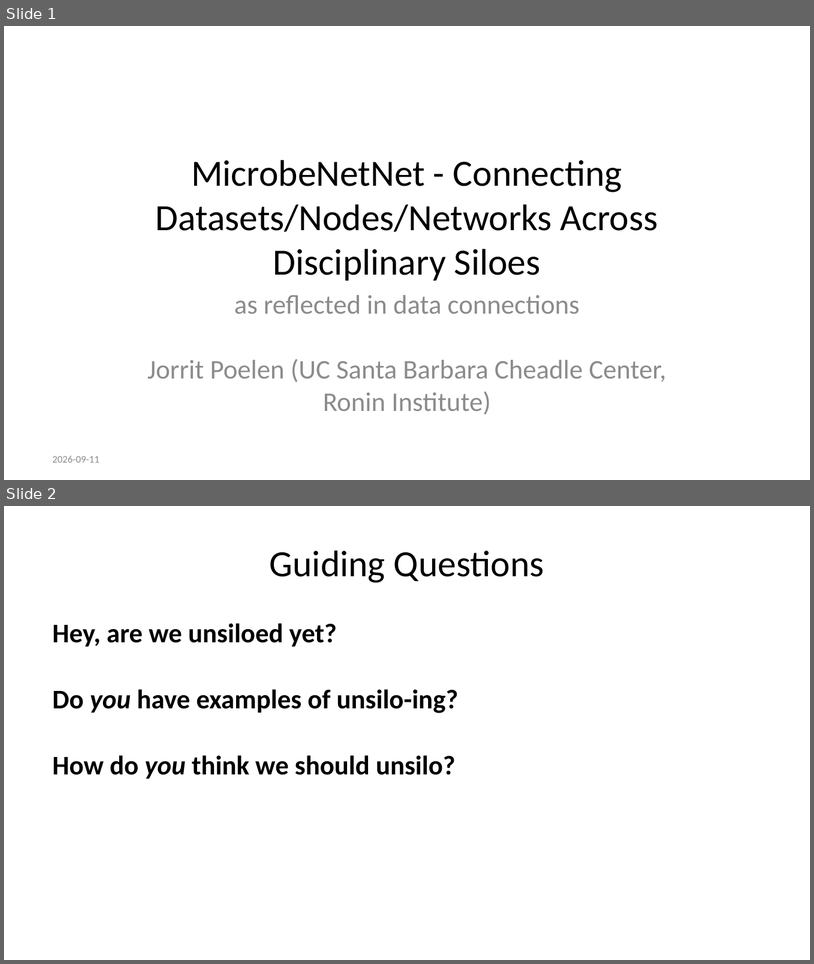
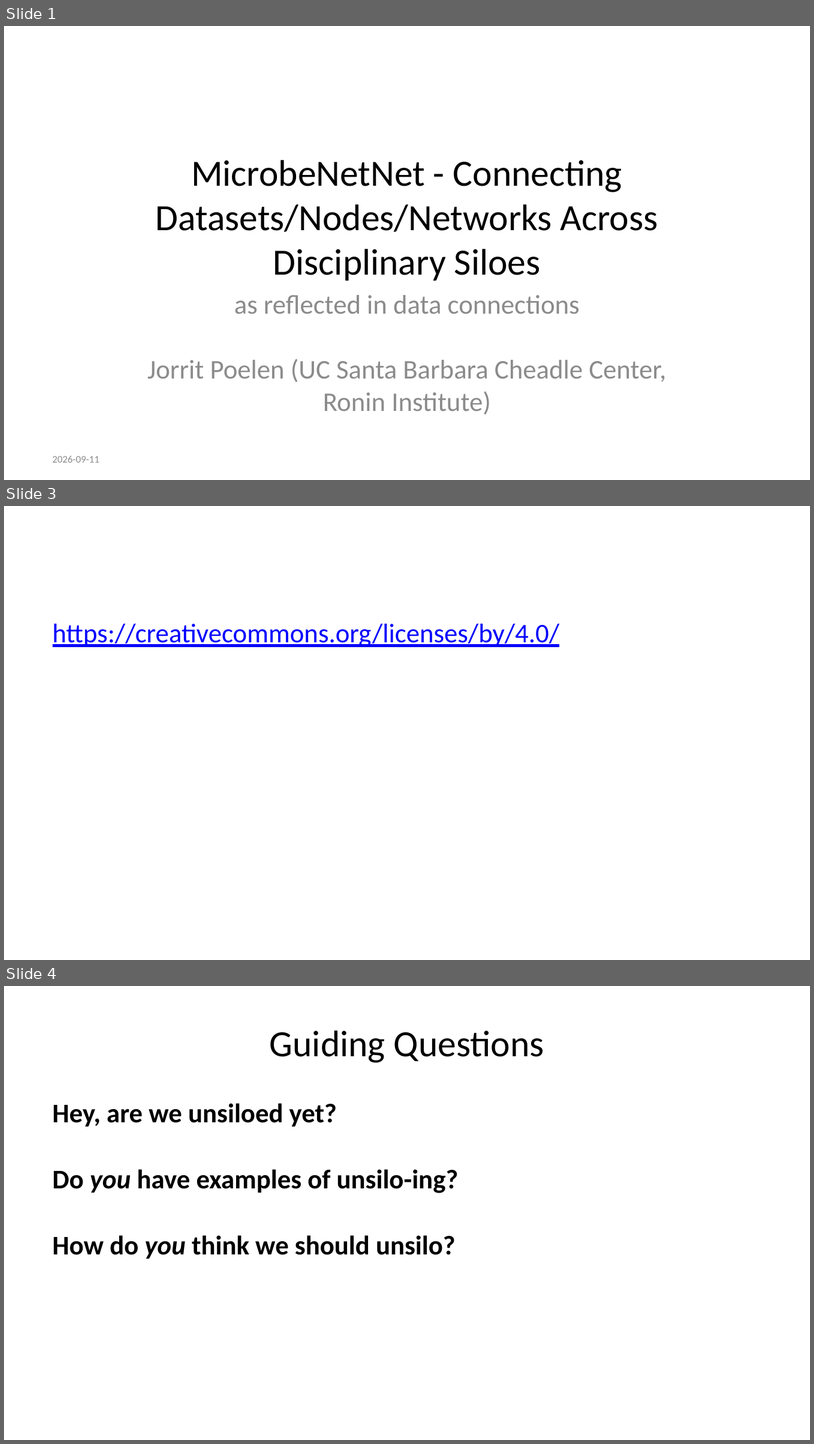
Before and after one commit to jhpoelen/microbenetnet-2026-09-11, a slide deck: slides.pptx. Shown one above the other, each under a label of ours: slides 1 and 2 before the commit, slides 1, 3 and 4 after it; the slides between them are not shown. The pictures are 814x964 and 814x1444 pixels, drawn with LibreOffice and Linux fonts; fonts in the diff are those of the drawing. Boxes give left, top, right and bottom in pixels: in the first picture for what was removed or moved away, otherwise in the second. Text is boxed around its words. In the diff, an @@ line names an element or a change of style, - is before the commit and + after.

Commit message:
add cc-by license

```diff
--- a/slides.pptx
+++ b/slides.pptx
@@ slide 3 added at (x1=4, y1=506, x2=810, y2=960), background #FFFFFF @@
@@ text added at (x1=53, y1=624, x2=560, y2=647), 24 pt, text #0000FF, underline @@
+https://creativecommons.org/licenses/by/4.0/
@@ what was slide 2 is now slide 4 @@
```
Also in this commit, not shown: 1 other slide added, 4 other files.
